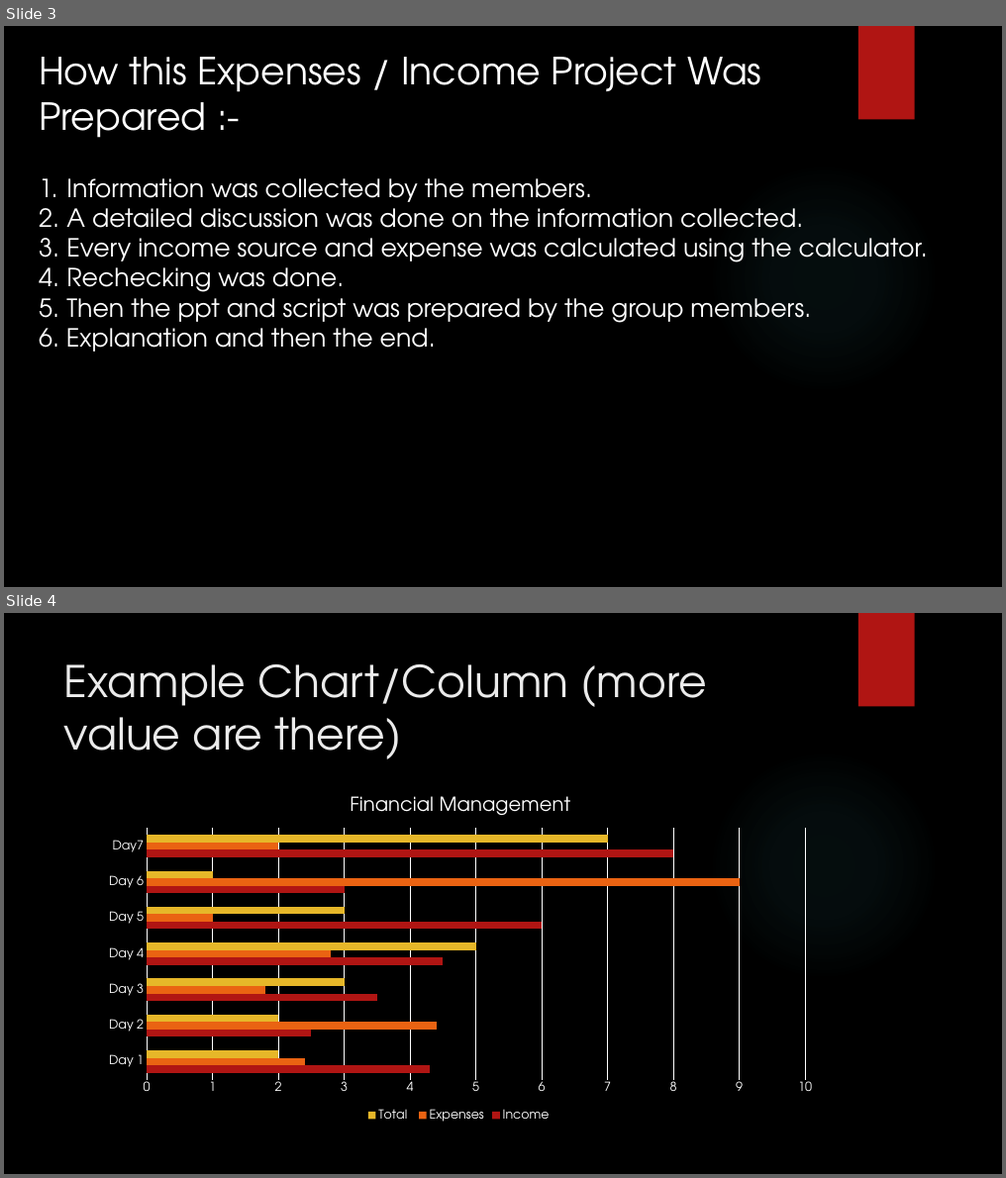
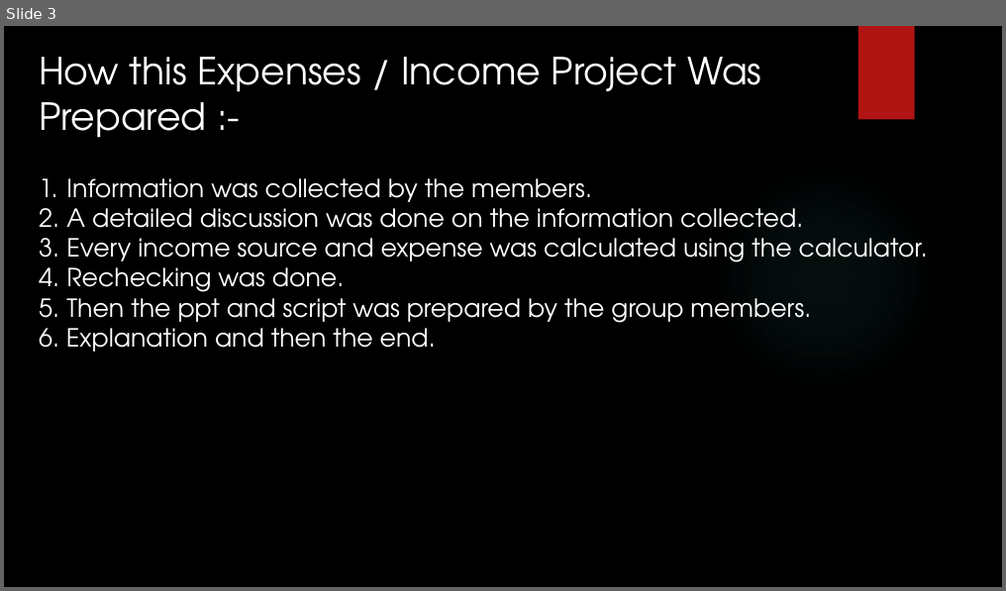
Before and after one commit to adg63/9A, a slide deck: PBl/Algebra PPT.pptx. Shown one above the other, each under a label of ours: slides 3 and 4 before the commit, slide 3 after it. The pictures are 1006x1178 and 1006x591 pixels, drawn with LibreOffice and Linux fonts; fonts in the diff are those of the drawing; background and template pictures are left out. Boxes give left, top, right and bottom in pixels: in the first picture for what was removed or moved away, otherwise in the second. Text is boxed around its words. In the diff, an @@ line names an element or a change of style, - is before the commit and + after.

```diff
--- a/PBl/Algebra PPT.pptx
+++ b/PBl/Algebra PPT.pptx
@@ slide 4 removed at bbox=[4, 613, 1002, 1174], background picture (left out); not listed: 2 template elements that a slide beside it also shows @@
@@ title removed at bbox=[64, 664, 707, 760] @@
-Example Chart/Column (more value are there)
@@ bar chart removed at bbox=[94, 780, 827, 1124] @@
-title "Financial Management "
-categories: Day 1, Day 2, Day 3, Day 4, Day 5, Day 6, Day7
-Income : 4.3, 2.5, 3.5, 4.5, 6, 3, 8
-Expenses: 2.4, 4.4, 1.8, 2.8, 1, 9, 2
-Total : 2, 2, 3, 5, 3, 1, 7
```
Also in this commit, not shown: 10 slides changed, 7 slides added.
